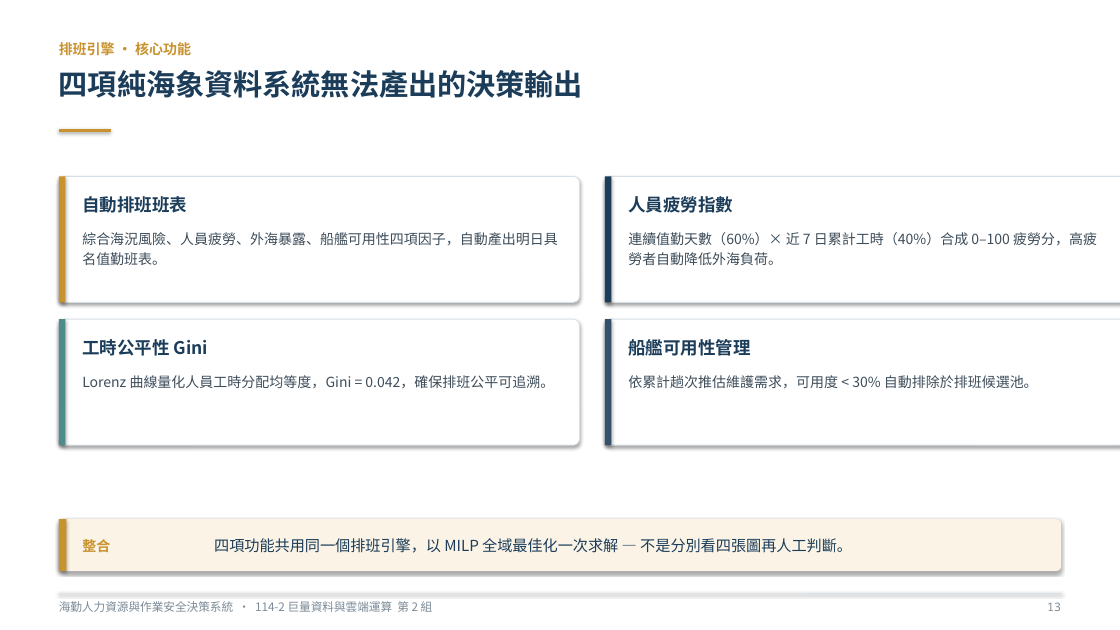
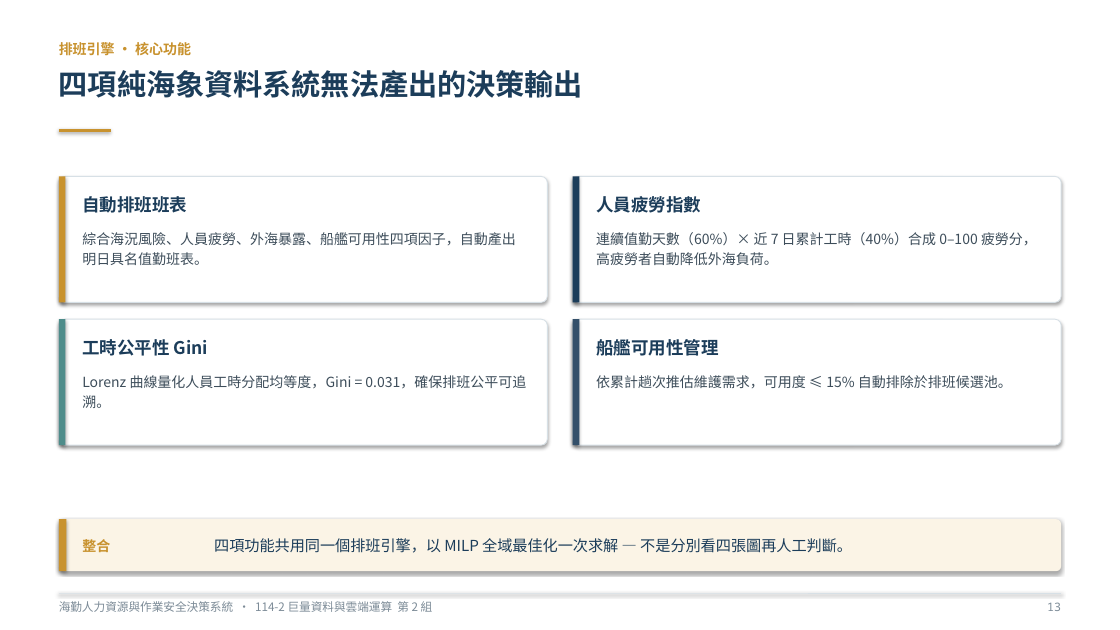
Before and after one commit to rocjveteran/114-2_BigDataCC-2nd, a slide deck: slide 18 of docs/slides/巨量資料與雲端運算技術_海勤人力資源與作業安全決策系統_黃宇平_傅瀚鋌_曾紹喆_劉家样_李翊丞_林秉賢.pptx. Drawn at 1120x630 pixels with LibreOffice and Linux fonts; fonts in the diff are those of the drawing. Boxes give left, top, right and bottom in pixels: in the first picture for what was removed or moved away, otherwise in the second. Text is boxed around its words. In the diff, an @@ line names an element or a change of style, - is before the commit and + after.

```diff
--- a/docs/slides/巨量資料與雲端運算技術_海勤人力資源與作業安全決策系統_黃宇平_傅瀚鋌_曾紹喆_劉家样_李翊丞_林秉賢.pptx
+++ b/docs/slides/巨量資料與雲端運算技術_海勤人力資源與作業安全決策系統_黃宇平_傅瀚鋌_曾紹喆_劉家样_李翊丞_林秉賢.pptx
@@ rounded rectangle resized from (x1=59, y1=176, x2=580, y2=302) to (x1=59, y1=176, x2=548, y2=302) @@
@@ rectangle moved from (x1=605, y1=176, x2=612, y2=302) to (x1=573, y1=176, x2=580, y2=302) @@
@@ rounded rectangle resized from (x1=605, y1=176, x2=1120, y2=302) to (x1=573, y1=176, x2=1062, y2=302) @@
@@ text "人員疲勞指數" moved from (x1=628, y1=196, x2=733, y2=213) to (x1=596, y1=196, x2=701, y2=213) @@
@@ text "綜合海況風險、人員疲勞、外海暴露、船艦可用性四項因子，自動產出明日具名值勤班表。" rewrapped from (x1=82, y1=232, x2=557, y2=265) to (x1=82, y1=232, x2=516, y2=265) @@
@@ text "連續值勤天數（60%）× 近 7 日累計工時（40%）合成 0–100 ..." rewrapped from (x1=628, y1=232, x2=1097, y2=265) to (x1=596, y1=232, x2=1037, y2=265) @@
@@ rounded rectangle resized from (x1=59, y1=319, x2=580, y2=445) to (x1=59, y1=319, x2=548, y2=445) @@
@@ rectangle moved from (x1=605, y1=319, x2=612, y2=445) to (x1=573, y1=319, x2=580, y2=445) @@
@@ rounded rectangle resized from (x1=605, y1=319, x2=1120, y2=445) to (x1=573, y1=319, x2=1062, y2=445) @@
@@ text "船艦可用性管理" moved from (x1=628, y1=339, x2=750, y2=356) to (x1=596, y1=339, x2=718, y2=356) @@
@@ text at (x1=82, y1=375, x2=526, y2=408): text changed @@
-Lorenz 曲線量化人員工時分配均等度，Gini = 0.042，確保排班公平可追溯。
+Lorenz 曲線量化人員工時分配均等度，Gini = 0.031，確保排班公平可追溯。
@@ text at (x1=596, y1=375, x2=1012, y2=388): text changed @@
-依累計趟次推估維護需求，可用度 < 30% 自動排除於排班候選池。
+依累計趟次推估維護需求，可用度 ≤ 15% 自動排除於排班候選池。
```
Also in this commit, not shown: 18 other slides changed, 1 slide added, 37 other files.
